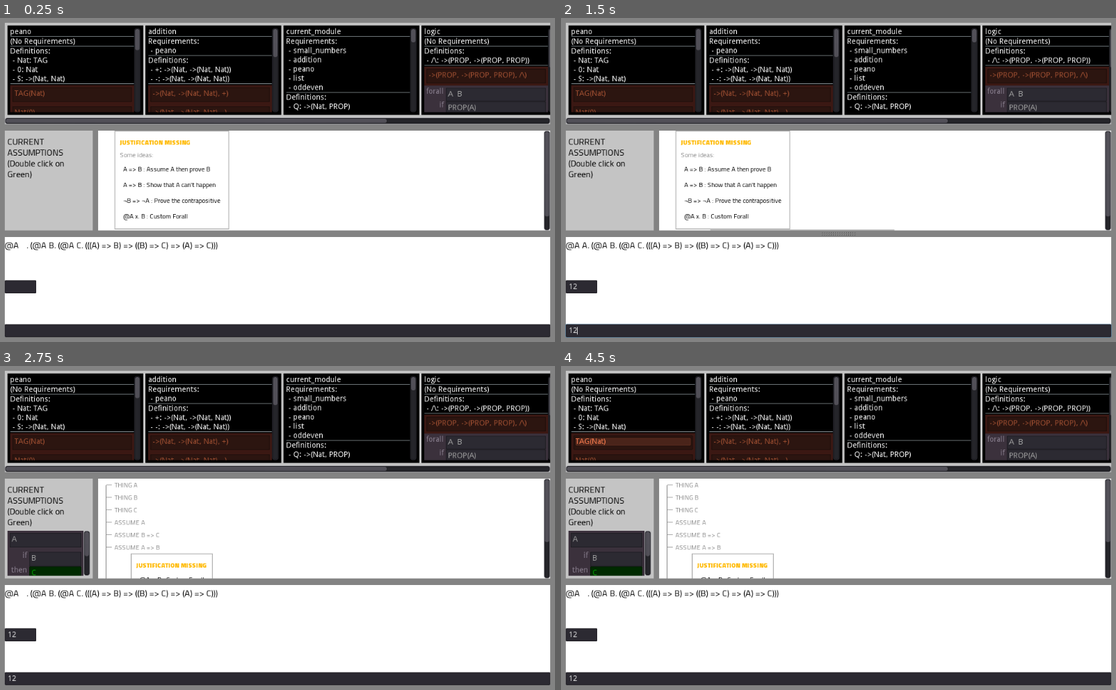
Above: before the commit, frames 1-4 (two rows, left to right).
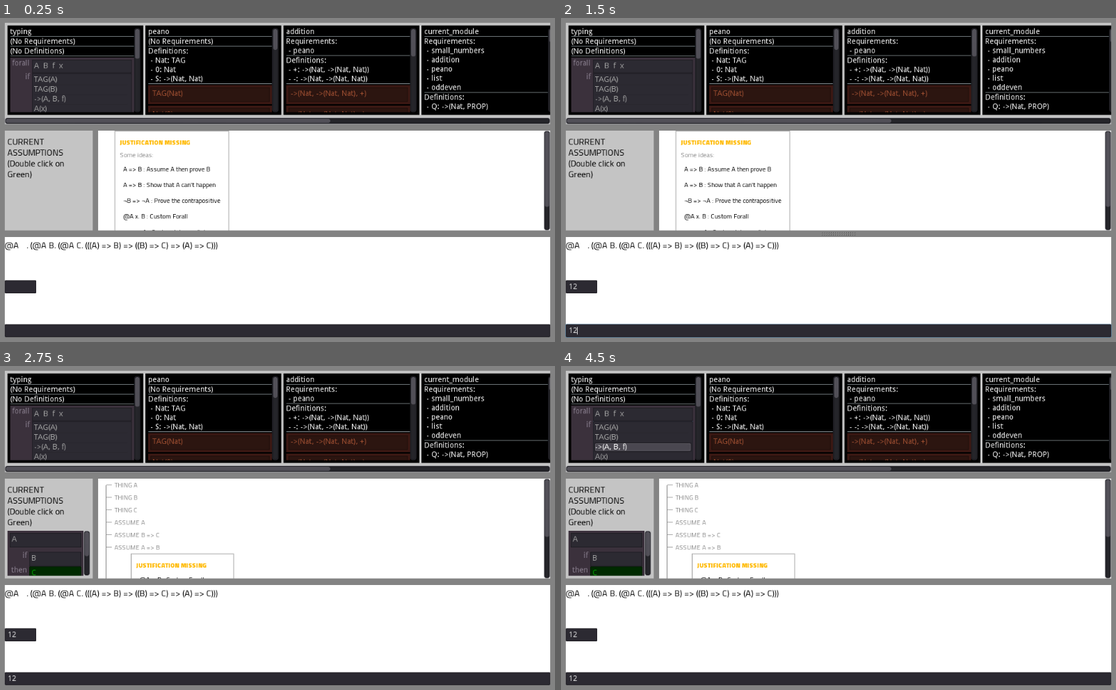
Above: after the commit, the same moments.

Repository: Negabinary/Math-Playground
Game: Godot game, scene res://Main.tscn
Two runs of this game, one before a commit and one after it. Both use one fixed random seed, a clock stepped at 60 frames per second and the inputs below.
Inputs (mouse positions are in pixels of both pictures, inside the frame that each line leads up to; where the layout moved, square brackets give the same spot in the first picture):
- Up to frame 1 (0.25 s): no input
- Up to frame 2 (1.5 s): click (583, 286) at 0.52 s; type "12" at 0.6 s; click (838, 332) at 0.75 s; type "12" at 0.83 s; click (733, 231) at 1.25 s, where only the run after the commit has a clickable "x, x => A : Custom Intermedia…"
- Up to frame 3 (2.75 s): click "A => B : Assume A then prove B" at 2 s
- Up to frame 4 (4.5 s): click "@A x. B : Custom Forall" at 2.75 s; click (882, 631) [882, 615] at 3.5 s; tap Enter (ui_accept) at 4.25 s; drag from (633, 443) to (894, 456) at 4.27 s

The runs differ from the first frame. In frame 1, 11% of the frame differs, in the area x 1-100%, y 3-66%; in frame 2, 12%, in the area x 1-100%, y 3-72%; in frame 3, 11%; in frame 4, 11%.

Commit message:
Added Instantiation and Custom Implication

Diff:
--- a/Modules.gd
+++ b/Modules.gd
@@ -18,7 +18,7 @@
 	#for module_name in ["2p2e4","small_numbers","addition","peano"]:
 	#for module_name in ["pres/peano","pres/2nat"]:
 	#for module_name in ["peano","addition","small_numbers","l1/syntax","l1/opsemant"]:
-	for module_name in ["peano","addition","current_module","logic","oddeven"]:
+	for module_name in ["typing","peano","addition","current_module","logic","oddeven"]:
 		add_module(module_loader.get_module(module_name), module_name, selection_handler)
 
 
--- a/lib/oddeven.tres
+++ b/lib/oddeven.tres
@@ -11,7 +11,7 @@
 
 @A x : Nat
 @< Even(x)
-@> For some(y,=(+(y,y),x))
+@> For some(y,/\(Nat(y),=(+(y,y),x)))
 
 @D Odd : ->(Nat,PROP)
 
@@ -22,3 +22,11 @@
 @A x : Nat
 @< Odd(x)
 @> For some(y,/\(=(x,S(y)),Even(y)))
+
+
+@A P : ->(Nat,PROP)
+@A m : Nat
+@< Even(m)
+@< P(0)
+@< For all(n,=>(P(n),P(S(S(n)))))
+@> P(m)
--- a/lib/typing.tres
+++ b/lib/typing.tres
@@ -3,3 +3,16 @@
 @A f : ->(A,B)
 @A x : A
 @> B(f(x))
+
+@> ->(PROP,->(PROP,PROP))(=>)
+
+@A A : TAG
+@> ->(A,->(A,PROP))(=)
+
+@> ->(PROP,PROP)(¬)
+
+@> TAG(TAG)
+
+@> TAG(PROP)
+
+@> ->(TAG,->(TAG,TAG))(->)
--- a/project.godot
+++ b/project.godot
@@ -38,6 +38,11 @@
 "class": "ExprItemType",
 "language": "GDScript",
 "path": "res://src/expr_item/expr_item_type.gd"
+}, {
+"base": "Node",
+"class": "JustificationBuilder",
+"language": "GDScript",
+"path": "res://src/proof_step/justification_buider.gd"
 }, {
 "base": "Object",
 "class": "Locator",
@@ -121,6 +126,7 @@
 "ExprItemEditHelper": "",
 "ExprItemEditHelperEdit": "",
 "ExprItemType": "",
+"JustificationBuilder": "",
 "Locator": "",
 "MathModule": "",
 "ModuleLoader": "",
--- a/src/expr_item/expr_item_builder.gd
+++ b/src/expr_item/expr_item_builder.gd
@@ -37,7 +37,7 @@
 		var inner_scope := ProofBox.new(new_types, proof_box)
 		var lhs = _generate_expr_item(intermediate.children[0], inner_scope)
 		var rhs = _generate_expr_item(intermediate.children[1], inner_scope)
-		return ExprItem.new(GlobalTypes.FORALL, [lhs, rhs])
+		return ExprItem.new(GlobalTypes.EXISTS, [lhs, rhs])
 	else:
 		assert(proof_box.parse(intermediate.token) != null)
 		var type:ExprItemType = proof_box.parse(intermediate.token)
--- a/src/expr_item/expr_item_type.gd
+++ b/src/expr_item/expr_item_type.gd
@@ -14,6 +14,7 @@
 
 
 func _init(ident:String, _type_info:=""):
+	print(ident + " := ")
 	identifier = ident
 	fm_strings = [identifier]
 
--- a/src/expr_item/global_types.gd
+++ b/src/expr_item/global_types.gd
@@ -21,7 +21,7 @@
 
 func _init():
 	FORALL.binder = true
-	EQUALITY.binder = true
+	EXISTS.binder = true
 	LAMBDA.binder = true
 
 	IMPLIES.fm_strings = ["(",") => ",""]
--- /dev/null
+++ b/src/proof_step/justification_buider.gd
@@ -0,0 +1,37 @@
+extends Node
+class_name JustificationBuilder
+
+
+static func conditional_instantiation_justify(justified:ProofStep, cond_exist:ProofStep, new_type:ExprItemType=null):
+	assert (cond_exist.get_statement().get_definitions().size() == 0)
+	assert (cond_exist.get_conclusion().get_expr_item().get_type() == GlobalTypes.EXISTS)
+
+	if new_type == null:
+			var old_type = cond_exist.get_conclusion().get_expr_item().get_child(0).get_type()
+			new_type = ExprItemType.new(old_type.get_identifier())
+
+	var uncond_exist : ProofStep
+	if cond_exist.get_statement().get_conditions().size() == 0:
+		uncond_exist = cond_exist
+	else:
+		uncond_exist = ProofStep.new(
+			cond_exist.get_statement().get_conclusion().get_expr_item(),
+			justified.get_module(),
+			ProofStep.MissingJustification.new(),
+			justified
+		)
+		uncond_exist.justify_with_modus_ponens(cond_exist)
+
+	justified.justify_with_instantiation(uncond_exist, new_type)
+
+
+static func custom_implication(proof_step:ProofStep, custom:ExprItem):
+	var proof_step_ei = proof_step.get_statement().as_expr_item()
+	var new_ei = ExprItem.new(GlobalTypes.IMPLIES, [custom, proof_step_ei])
+	var new_ps = ProofStep.new(
+		new_ei,
+		proof_step.module,
+		ProofStep.MissingJustification.new(),
+		proof_step
+	)
+	proof_step.justify_with_modus_ponens(new_ps)
--- a/src/proof_step/proof_step.gd
+++ b/src/proof_step/proof_step.gd
@@ -37,6 +37,10 @@
 		return base
 	else:
 		return ProofBox.new(new_definitions, base)
+
+
+func get_module():
+	return module
 
 
 func mark_tag():
@@ -202,14 +206,6 @@
 			assert(false)
 
 
-
-#func does_conclusion_match_with_sub(assumption:ProofStep, empty_matching:={}) -> bool:
-#	var matching := empty_matching
-#	for definition in assumption.get_statement().get_definitions():
-#		matching[definition] = "*"
-#	return assumption.get_statement().get_conclusion().get_expr_item().is_superset(statement.as_expr_item(), matching)
-
-
 func justify_with_specialisation(generalised:ProofStep, matching) -> void:
 	justification = RefineJustification.new(self, generalised, matching)
 	emit_signal("justified")
@@ -217,6 +213,11 @@
 
 func justify_with_generalisation(new_identifier:String) -> void:
 	justification = RefineJustification.new(self, new_identifier, {})
+	emit_signal("justified")
+
+
+func justify_with_instantiation(existential, new_type) -> void:
+	justification = InstantiateJustification.new(self, existential, new_type)
 	emit_signal("justified")
 
 
@@ -377,6 +378,34 @@
 
 	func get_justification_text():
 		return "IS THE GENERAL CASE OF"
+
+
+
+class InstantiateJustification extends Justification:
+
+	func _init(context:ProofStep, existential:ProofStep, new_type:ExprItemType=null):
+		var context_ei = context.get_statement().as_expr_item()
+		var existential_ei = existential.get_statement().as_expr_item()
+		assert (existential_ei.get_type() == GlobalTypes.EXISTS)
+		var old_type = existential_ei.get_child(0).get_type()
+		if new_type == null:
+			new_type = ExprItemType.new(old_type.get_identifier())
+		var new_assumption = context.get_script().new(existential_ei.get_child(1).deep_replace_types({old_type=new_type}), context.module, context)
+		new_assumption.justify_with_assumption()
+		requirements = [
+			existential,
+			context.get_script().new(
+				context_ei,
+				context.module,
+				MissingJustification.new(),
+				context,
+				[new_assumption],
+				[new_type]
+			)
+		]
+
+	func get_justification_text():
+		return "THUS"
 
 
 # keep_exists_types is an array where each index has an array of the types kept
--- a/src/visual/assumption_box/ABConclusion.gd
+++ b/src/visual/assumption_box/ABConclusion.gd
@@ -37,9 +37,18 @@
 		$Conclusion.modulate = Color.green
 	elif assumption.get_statement().get_conclusion().get_expr_item().is_superset(locator.get_expr_item(), matching) and proof_step.needs_justification():
 		$Conclusion.modulate = Color.yellow
+	elif assumption.get_statement().get_conclusion().get_expr_item().get_type() == GlobalTypes.EXISTS and assumption.get_statement().get_definitions().size() == 0:
+		print("IT EXISTS!")
+		$Conclusion.modulate = Color.cyan
 	else:
 		$Conclusion.modulate = Color.white
 
 
 func clear_highlighting():
 	$Conclusion.modulate = Color.white
+
+func _on_item_activated(_index):
+	if assumption.get_statement().get_conclusion().get_expr_item().get_type() == GlobalTypes.EXISTS and assumption.get_statement().get_definitions().size() == 0:
+		JustificationBuilder.conditional_instantiation_justify(selection_handler.get_proof_step(), assumption)
+	else:
+		selection_handler.get_proof_step().justify_with_modus_ponens(assumption)
--- a/src/visual/assumption_box/AssumptionBox.tscn
+++ b/src/visual/assumption_box/AssumptionBox.tscn
@@ -142,6 +142,6 @@
 [connection signal="gui_input" from="." to="." method="_on_AssumptionBox_gui_input"]
 [connection signal="item_activated" from="VBoxContainer/Definitions/Definitions" to="VBoxContainer/Definitions" method="_ons_item_activated"]
 [connection signal="confirmed" from="VBoxContainer/Definitions/EnterExprItem" to="VBoxContainer/Definitions" method="_on_ExprItem_confirmed"]
-[connection signal="item_activated" from="VBoxContainer/Conclusion/Conclusion" to="." method="_on_Conclusion_item_activated"]
+[connection signal="item_activated" from="VBoxContainer/Conclusion/Conclusion" to="VBoxContainer/Conclusion" method="_on_item_activated"]
 [connection signal="item_activated" from="VBoxContainer/Equality/Equalities" to="VBoxContainer/Equality/Equalities" method="_on_item_activated"]
 [connection signal="use_equality" from="VBoxContainer/Equality/Equalities" to="." method="_on_use_equality"]
--- a/src/visual/ei_editor/expr_item_edit.gd
+++ b/src/visual/ei_editor/expr_item_edit.gd
@@ -9,12 +9,16 @@
 export var editable := true
 
 
-func set_expr_item(expr_item:ExprItem) -> void:
+func set_expr_item(expr_item:ExprItem, proof_box := GlobalTypes.PROOF_BOX) -> void:
 	if get_child_count() == 1:
 		get_child(0).queue_free()
-	var child := ExprItemEditHelper.new(self, expr_item, GlobalTypes.PROOF_BOX) #TODO CHANGE !!!!!!!!!!!!!!!!!!!!!!!!!!!!!!!!!!!!!!!!!!!!!!!!!!!!!!!!!!!!!!!!!!!!!!!!!!!!!!!!
+	var child := ExprItemEditHelper.new(self, expr_item, proof_box)
 	add_child(child)
 	child.connect("minimum_size_changed", self, "_on_minimum_size_change")
+
+
+func get_expr_item() -> ExprItem:
+	return get_child(0).get_expr_item()
 
 
 func _on_minimum_size_change():
--- a/src/visual/ei_editor/expr_item_edit_helper.gd
+++ b/src/visual/ei_editor/expr_item_edit_helper.gd
@@ -140,7 +140,6 @@
 
 
 func _on_edit_done(type, flags:int):
-	print("EDIT DONE ??")
 	if flags & ExprItemEditHelperEdit.DONE_FLAGS.BOUND:
 		self.type.rename(type)
 		_exit_edit_mode()
@@ -220,7 +219,11 @@
 	return all_types
 
 
-#func get_expr_item
+func get_expr_item() -> ExprItem:
+	var ei_children = []
+	for child in get_children():
+		ei_children.append(child.get_expr_item())
+	return ExprItem.new(type, ei_children)
 
 
 
@@ -352,10 +355,8 @@
 
 
 func on_open():
-	print("SUP")
 	if caret_after:
 		if caret_part == get_child_count():
-			print("SUP")
 			append_child(null, proof_box)
 
 
--- a/src/visual/module/Module.tscn
+++ b/src/visual/module/Module.tscn
@@ -69,3 +69,4 @@
 margin_top = 112.0
 margin_right = 240.0
 margin_bottom = 112.0
+custom_constants/separation = 3
--- /dev/null
+++ b/src/visual/written_proof_box/NewImplicationDialog.gd
@@ -0,0 +1,10 @@
+extends ConfirmationDialog
+
+
+func pop_up(proof_box:ProofBox):
+	$ExprItemEdit.set_expr_item(null, proof_box)
+	popup()
+
+
+func _on_ExprItemEdit_expr_item_changed():
+	pass # Replace with function body.
--- a/src/visual/written_proof_box/WPBMissing.gd
+++ b/src/visual/written_proof_box/WPBMissing.gd
@@ -6,10 +6,12 @@
 var ui_reflexive_button
 var ui_matching_button
 var ui_custom_forall_button
+var ui_custom_implication_button
 
 
 func _ready():
 	$Ideas/PanelContainer/VBoxContainer/CustomForAllButton/NewIdentifierNameDialog.connect("confirmed", self, "_on_custom_forall_confirm")
+	$Ideas/PanelContainer/VBoxContainer/CustomImplicationButton/NewImplicationDialog.connect("confirmed", self, "_on_custom_implication_confirm")
 
 
 func initialise(proof_step:ProofStep, selection_handler:SelectionHandler, active_dependency_id:=-1):
@@ -30,6 +32,9 @@
 	ui_custom_forall_button = $Ideas/PanelContainer/VBoxContainer/CustomForAllButton
 	ui_custom_forall_button.visible = true
 	ui_custom_forall_button.connect("pressed", self, "_custom_forall_button")
+	ui_custom_implication_button = $Ideas/PanelContainer/VBoxContainer/CustomImplicationButton
+	ui_custom_implication_button.visible = true
+	ui_custom_implication_button.connect("pressed", self, "_custom_implication_button")
 
 	var parent_type:ExprItemType = proof_step.get_statement().as_expr_item().get_type()
 
@@ -89,3 +94,11 @@
 
 func _on_custom_forall_confirm():
 	proof_step.justify_with_generalisation(ui_custom_forall_button.get_node("NewIdentifierNameDialog/LineEdit").text)
+
+
+func _custom_implication_button():
+	ui_custom_implication_button.get_node("NewImplicationDialog").pop_up(proof_step.get_proof_box())
+
+
+func _on_custom_implication_confirm():
+	JustificationBuilder.custom_implication(proof_step, $Ideas/PanelContainer/VBoxContainer/CustomImplicationButton/NewImplicationDialog/ExprItemEdit.get_expr_item())
--- a/src/visual/written_proof_box/WPBMissing.tscn
+++ b/src/visual/written_proof_box/WPBMissing.tscn
@@ -1,9 +1,11 @@
-[gd_scene load_steps=5 format=2]
+[gd_scene load_steps=7 format=2]
 
 [ext_resource path="res://theme/warning_font.tres" type="DynamicFont" id=1]
+[ext_resource path="res://src/visual/ei_editor/expr_item_edit.gd" type="Script" id=2]
 [ext_resource path="res://theme/justification_font.tres" type="DynamicFont" id=3]
 [ext_resource path="res://src/visual/written_proof_box/WPBMissing.gd" type="Script" id=4]
 [ext_resource path="res://src/visual/written_proof/written_statement.gd" type="Script" id=5]
+[ext_resource path="res://src/visual/written_proof_box/NewImplicationDialog.gd" type="Script" id=6]
 
 [node name="WBPMissing" type="VBoxContainer"]
 anchor_right = 1.0
@@ -15,20 +17,20 @@
 
 [node name="Ideas" type="MarginContainer" parent="."]
 margin_right = 235.0
-margin_bottom = 262.0
+margin_bottom = 295.0
 size_flags_horizontal = 0
 custom_constants/margin_left = 30
 
 [node name="PanelContainer" type="PanelContainer" parent="Ideas"]
 margin_left = 30.0
 margin_right = 235.0
-margin_bottom = 262.0
+margin_bottom = 295.0
 
 [node name="VBoxContainer" type="VBoxContainer" parent="Ideas/PanelContainer"]
 margin_left = 7.0
 margin_top = 7.0
 margin_right = 198.0
-margin_bottom = 255.0
+margin_bottom = 288.0
 __meta__ = {
 "_edit_use_anchors_": false
 }
@@ -151,19 +153,66 @@
 margin_bottom = 29.0
 window_title = "New Identifier Name"
 resizable = true
+__meta__ = {
+"_edit_use_anchors_": false
+}
 
 [node name="LineEdit" type="LineEdit" parent="Ideas/PanelContainer/VBoxContainer/CustomForAllButton/NewIdentifierNameDialog"]
 anchor_top = 0.5
 anchor_right = 1.0
 anchor_bottom = 0.5
-margin_top = -12.0
-margin_bottom = 12.0
+margin_left = 8.0
+margin_top = -116.0
+margin_right = -8.0
+margin_bottom = 88.0
+__meta__ = {
+"_edit_use_anchors_": false
+}
+
+[node name="CustomImplicationButton" type="Button" parent="Ideas/PanelContainer/VBoxContainer"]
+margin_top = 252.0
+margin_right = 191.0
+margin_bottom = 281.0
+custom_fonts/font = ExtResource( 3 )
+custom_colors/font_color_disabled = Color( 0.631373, 0.631373, 0.631373, 1 )
+custom_colors/font_color = Color( 0, 0, 0, 1 )
+custom_colors/font_color_hover = Color( 0, 0, 0, 1 )
+custom_colors/font_color_pressed = Color( 0, 0, 0, 1 )
+text = "x, x => A : Custom Intermediate"
+flat = true
+align = 0
+__meta__ = {
+"_edit_use_anchors_": false
+}
+
+[node name="NewImplicationDialog" type="ConfirmationDialog" parent="Ideas/PanelContainer/VBoxContainer/CustomImplicationButton"]
+visible = true
+margin_top = -219.0
+margin_right = 200.0
+margin_bottom = 29.0
+window_title = "New Implication"
+resizable = true
+script = ExtResource( 6 )
+__meta__ = {
+"_edit_use_anchors_": false
+}
+
+[node name="ExprItemEdit" type="Control" parent="Ideas/PanelContainer/VBoxContainer/CustomImplicationButton/NewImplicationDialog"]
+anchor_top = 0.5
+anchor_right = 1.0
+anchor_bottom = 0.5
+margin_left = 8.0
+margin_top = -116.0
+margin_right = -8.0
+margin_bottom = 88.0
+script = ExtResource( 2 )
 __meta__ = {
 "_edit_use_anchors_": false
 }
 
 [node name="Statement" type="Control" parent="."]
-margin_top = 266.0
+margin_top = 299.0
 margin_right = 1024.0
-margin_bottom = 266.0
+margin_bottom = 299.0
 script = ExtResource( 5 )
+[connection signal="expr_item_changed" from="Ideas/PanelContainer/VBoxContainer/CustomImplicationButton/NewImplicationDialog/ExprItemEdit" to="Ideas/PanelContainer/VBoxContainer/CustomImplicationButton/NewImplicationDialog" method="_on_ExprItemEdit_expr_item_changed"]
